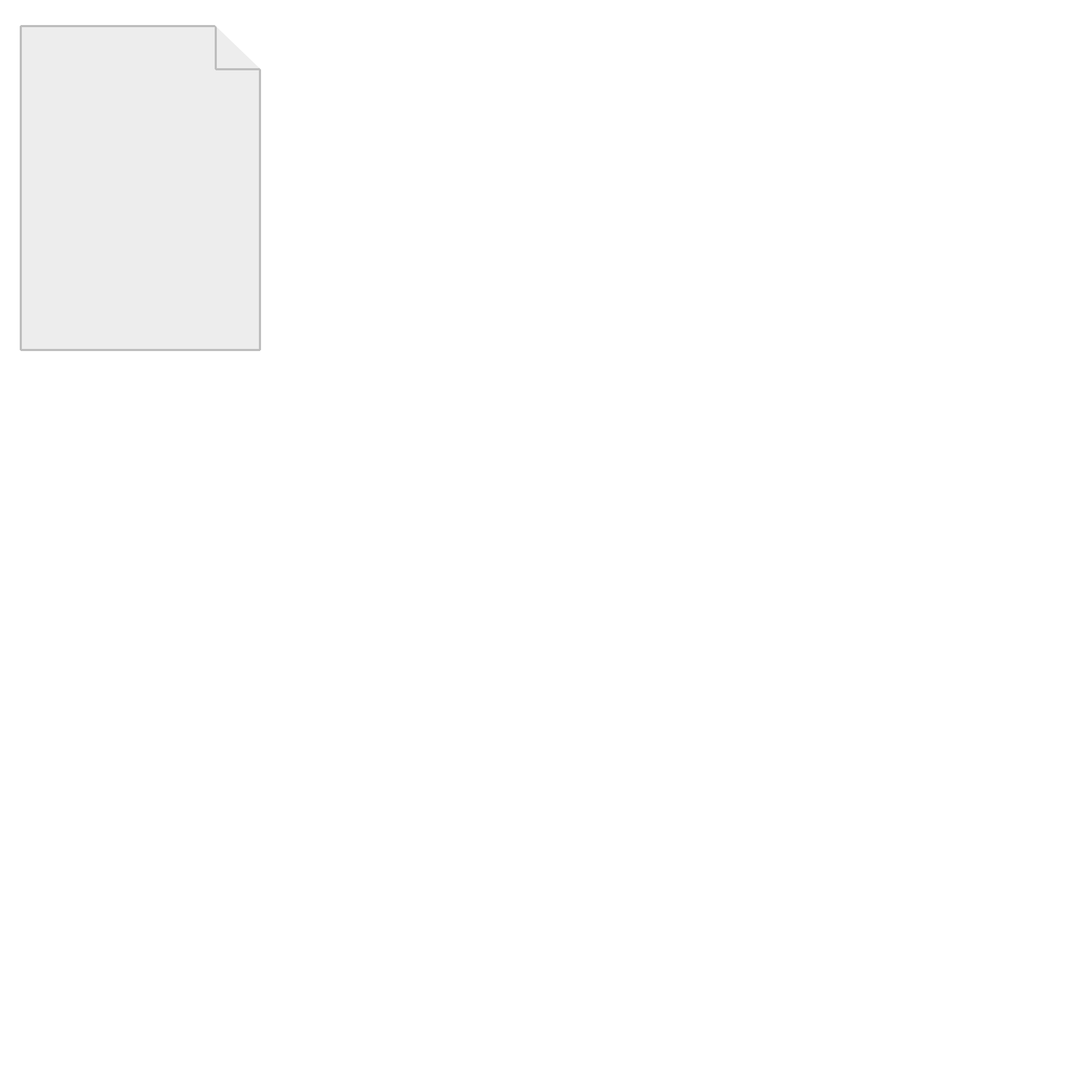
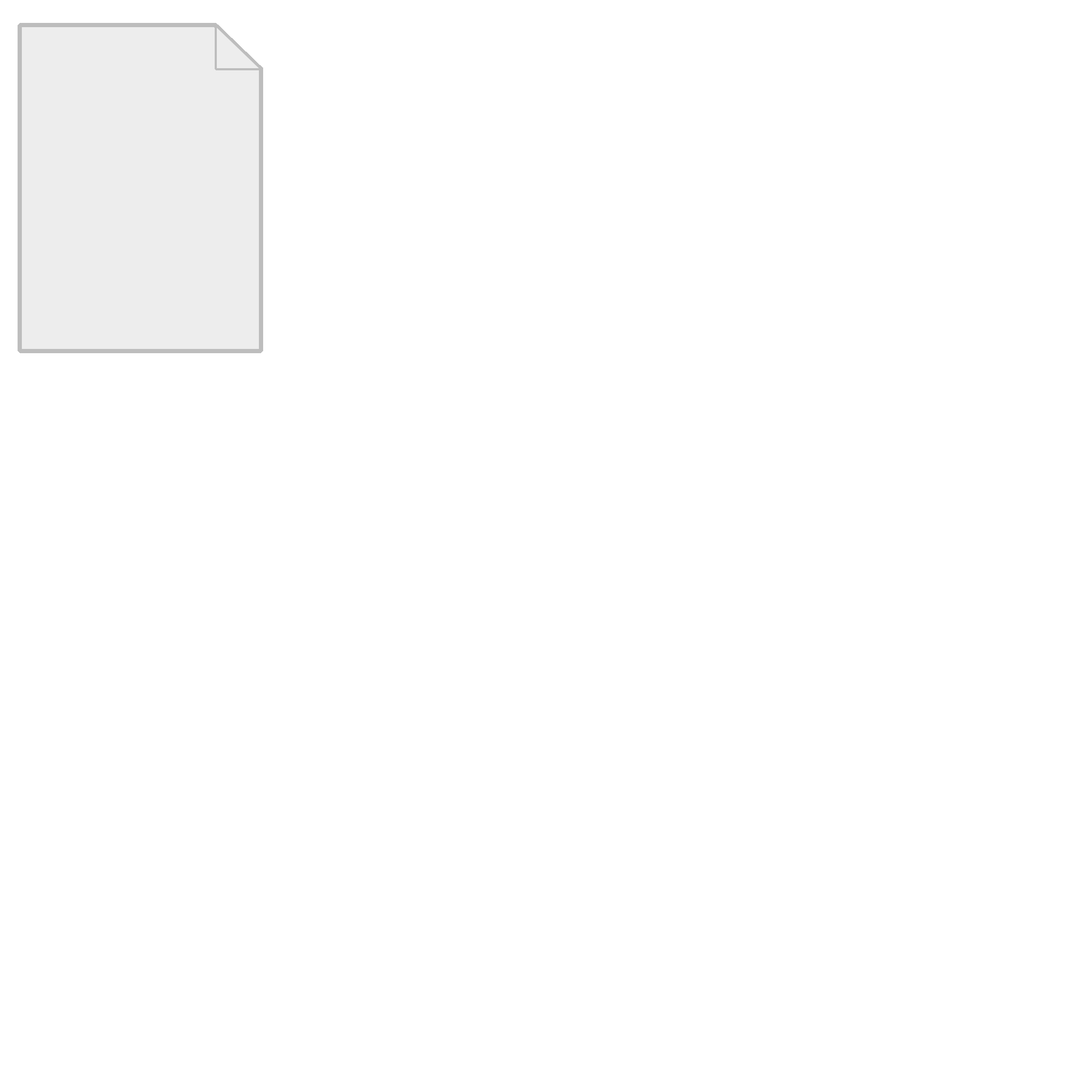
Before/after of a 1091×1091 layered artwork. What changed in the layer stack:
painted on "PaperBG" over [17,22,264,354]
